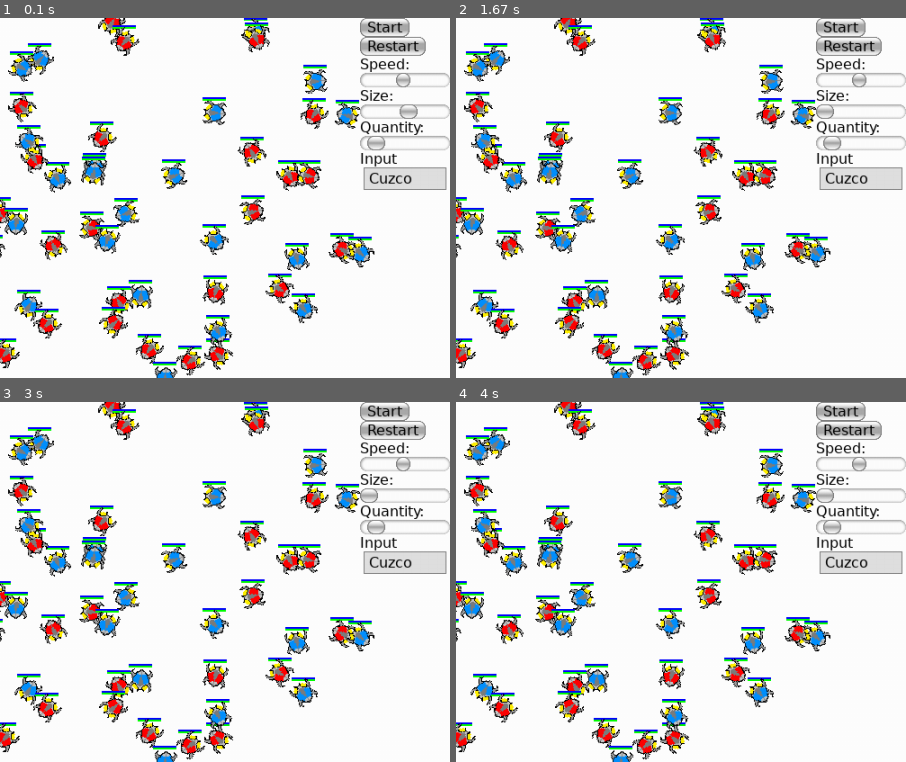
Above: before the commit, frames 1-4 (two rows, left to right).
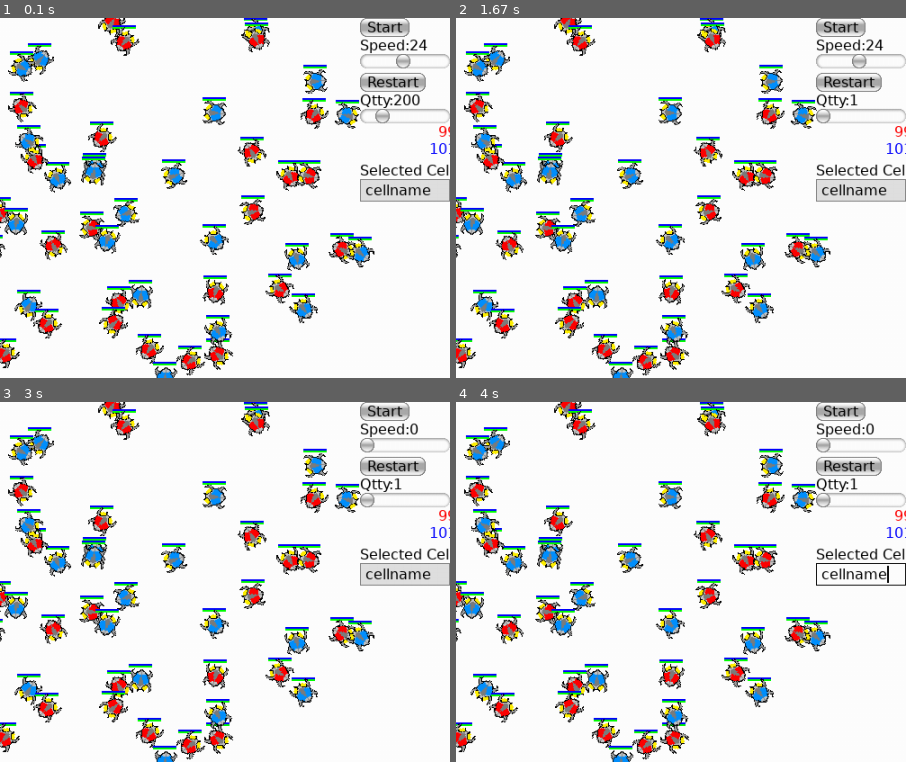
Above: after the commit, the same moments.

Repository: crazyoldbox/cellwars
Game: pygame game, started from game.py
Two runs of this game, one before a commit and one after it. Both use one fixed random seed, a clock stepped at 60 frames per second and the inputs below.
Inputs (mouse positions are % of the whole screen's width and height, from its top left):
- Up to frame 1 (0.1 s): no input
- Up to frame 2 (1.67 s): press the mouse at (95, 50) at 0.37 s; move the mouse to (60, 50) at 0.47 s; release the mouse at (26, 51) at 0.6 s; press the mouse at (95, 13) at 0.7 s; move the mouse to (71, 40) at 0.8 s; release the mouse at (46, 68) at 0.93 s
- Up to frame 3 (3 s): press the mouse at (95, 6) at 2.37 s; move the mouse to (86, 9) at 2.47 s; release the mouse at (76, 12) at 2.6 s
- Up to frame 4 (4 s): press the mouse at (95, 24) at 3.7 s; move the mouse to (78, 22) at 3.8 s; release the mouse at (61, 20) at 3.93 s
The pictures show only the part of the screen within x 50-100%, y 0-50%; the shares and areas given below are measured in that part.

The runs differ from the first frame. In frame 1, 4.6% of the frame differs, in the area x 80-100%, y 5-52%; in frame 2, 4.4%; in frame 3, 4.4%; in frame 4, 4.3%.

Commit message:
Cambios en el GUI para que muestre Las células de cada color

Diff:
--- a/game.py
+++ b/game.py
@@ -9,16 +9,18 @@
 FPS = 24
 
 class Starter(PygameHelper):
-    def __init__(self, dim=(800,800), types={'blue':BLUE}, num_cells=100):
+    def __init__(self, dim=(800,800), types={'blue':BLUE},num_cells=10,fps=0):
         PygameHelper.__init__(self, size=dim, fill= WHITE)
         self.tipos= types
         self.num_cells=num_cells
+        self.fps=fps
         self.wrldsize=list(dim)
         self.wrldsize[0]*=0.9
         self.mundo = Celula.Mundo(self.wrldsize,tipos=list(self.tipos.keys()))
         self.mundo.gamengine=self
         self.mundo.populate(num_cells)
         self.preload_types()
+        self.startgui()
 
     def preload_types(self):
         for tipo in self.tipos: # preload _type images to speed up draw
@@ -29,10 +31,12 @@
 
     def update(self):
         self.mundo.actualizarMundo()
-        # write number of cells by type
-        ctp=[" "+type_+":"+str(len(self.mundo.popul_indexs[type_])) \
-             for type_ in self.mundo.tipos]
-        self.printText("Cells "+"".join(ctp))
+        # write number of cells by type in GUI
+        self.form['label_qtty'].value= \
+                                'Qtty:'+str(len(self.mundo.population))+' '
+        for tipo in self.mundo.tipos:
+            self.form['num_'+tipo].value= \
+                                str(len(self.mundo.popul_indexs[tipo]))+' '
 
     def draw_objects(self):
         for cell in self.mundo.population.values():
@@ -47,16 +51,19 @@
             #draws any object using its best of pos, dir arguments with
             self.draw_object(cell,self.tipos[cell.tipo][0])
 
-    def add_widgets(self):
+    def create_widgets(self):
         def gui_speed(slider):
             self.fps=slider.value
+            self.form['label_speed'].value='Speed:'+str(self.fps)
+
         def gui_quantity(slider):
-            print ("val quantity",slider.value)
+            self.form['label_qtty'].value='Qtty:'+str(slider.value)+' '
         def gui_run(_button):
             self.game_running= not self.game_running
             _button.value='Pause' if self.game_running else 'Start'
         def gui_restart(_button):
-            self.mundo.populate(self.num_cells)
+            self.mundo.population={}
+            self.mundo.populate(self.form['quantity'].value)
         def gui_nombre(_input):
             print ("Input ",_input.value)
 
@@ -69,40 +76,52 @@
         table.td(e, align=-1,colspan=1)
 
         table.tr()
+        table.td(gui.Label("Speed:"+str(self.fps)+" ",color=fg, \
+                           name='label_speed'),size=10, align=-1)
+        table.tr()
+        e = gui.HSlider(self.fps,0,50,size=10,width=100,height=16,name='speed')
+        e.connect(gui.CHANGE, gui_speed, e)
+        table.td(e, align=-1)
+
+        table.tr()
+        table.td(gui.Container(height=5))
+
+        table.tr()
         e=gui.Button("Restart", name='restart')
         e.connect(gui.CLICK, gui_restart, e)
         table.td(e, align=-1)
 
         table.tr()
-        table.td(gui.Label("Speed:",color=fg),size=10, align=-1)
+        cant= len(self.mundo.population) if hasattr(self,'tipos') else 1
+        table.td(gui.Label('Qtty:'+str(cant)+'  ',color=fg,name='label_qtty'),\
+                 align=-1)
         table.tr()
-        e = gui.HSlider(FPS,0,50,size=10,width=100,height=16,name='speed')
-        e.connect(gui.CHANGE, gui_speed, e)
-        table.td(e)
+        e =gui.HSlider(cant,1,999,size=10,width=100,height=16,name='quantity')
+        e.connect(gui.CHANGE, gui_quantity, e)
+        table.td(e,align=-1)
+        if hasattr(self,'tipos'):
+            for tipo in self.tipos:
+                table.tr()
+                color=self.tipos[tipo][1]
+                cant=str(len(self.mundo.popul_indexs[tipo]))+' '
+                table.td(gui.Label(value=cant,color=color,name='num_'+tipo),\
+                         align=+1)
 
         table.tr()
-        table.td(gui.Label("Size: ",color=fg), align=-1)
-        table.tr()
-        e = gui.HSlider(30,5,50,size=20,width=100,height=16,name='size')
-        table.td(e)
+        table.td(gui.Container(height=5))
 
         table.tr()
-        table.td(gui.Label("Quantity: ",color=fg),align=-1)
+        table.td(gui.Label("Selected Cell"), align=-1)
         table.tr()
-        e = gui.HSlider(100,1,1000,size=20,width=100,height=16,name='quantity')
-        e.connect(gui.CHANGE, gui_quantity, e)
-        table.td(e)
-        table.tr()
-        table.td(gui.Label("Input"), align=-1)
-        table.tr()
-        e = gui.Input(value='Cuzco',size=8,name='nombre')
+        e = gui.Input(value='cellname',size=10,name='cell_name', align=-1)
         e.connect(gui.ACTIVATE, gui_nombre,e)
         table.td(e)
 
         cont=gui.Container(width=self.size[0]*0.1,height=self.size[1])
         cont.add(table,0,0)
-        self.container.add(cont,self.size[0]*0.9,0)
-        #self.container.add(table,int(self.size[0]*0.8),0)
+        container=gui.Container(align=-1,valign=-1)
+        container.add(cont,self.size[0]*0.9,0)
+        return container
 
     def keyUp(self, key):
         pass
@@ -113,5 +132,5 @@
     def mouseMotion(self, buttons, pos, rel):
         pass
 
-s = Starter(DIM_WIN,TYPES,CELL_NUM)
-s.mainLoop(FPS)
+s = Starter(DIM_WIN,TYPES,CELL_NUM,FPS)
+s.mainLoop()
--- a/mypygamehelper.py
+++ b/mypygamehelper.py
@@ -13,30 +13,34 @@
 
 
 class PygameHelper:
-    def __init__(self, size=(640,480), fill=WHITE):
+    def __init__(self, size=(640,480), fill=WHITE,fps=0):
+        #game inicialitzations
+        self.fps= fps
+        self.window_running = False
+        self.game_running = False
         #pygame
         self.gamengine=pygame
         self.gamengine.init()
         self.size = size
         self.screen = self.gamengine.display.set_mode(size)
         self.clock = self.gamengine.time.Clock() #to track FPS
-        #GUI
-        self.gui=gui; self.app=gui.App()
-        self.container=gui.Container(align=-1,valign=-1)
-        self.form = gui.Form() # permits fm[n] access to all named widgets
-        self.add_widgets()
-        self.app.init(self.container)
         #pygame inicialitzations
         self.screen.fill(fill)
         self.gamengine.display.flip()
-        #game inicialitzations
-        self.fps= 0
-        self.window_running = False
-        self.game_running = False
+        #GUI
+        self.gui=gui; self.app=gui.App()
+        self.form = gui.Form() # permits fm[n] access to all named widgets
+        #GUI inicialitzations
+        self.container=None
+        self.startgui()
 
-    def add_widgets(self):
-        table=gui.Table()
-        self.container.add(table,0,0)
+    def create_widgets(self):
+        container=gui.Container(align=-1,valign=-1)
+        return container
+
+    def startgui(self,func=None):
+        self.container = func(self) if func else self.create_widgets()
+        self.app.init(self.container)
 
     def handleEvents(self):
         for event in self.gamengine.event.get():
@@ -56,9 +60,10 @@
             '''
 
     #enter the main loop, possibly setting max FPS
-    def mainLoop(self, fps=0):
+    def mainLoop(self,fps=None):
+        if fps:
+            self.fps=fps
         self.window_running = True
-        self.fps= fps
 
         while self.window_running:
             self.gamengine.display.set_caption("FPS: %i" % self.clock.get_fps())
